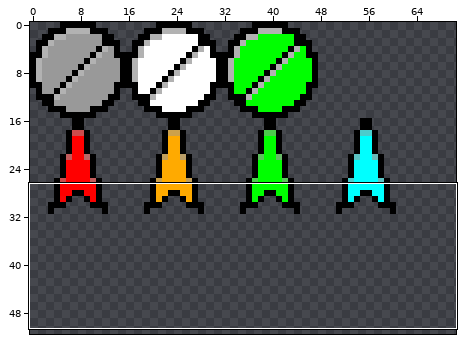
File history of a sprite sheet, src/data/astrobizworldicons.png. The picture above shows the old version from afar; the outline marks the close-up.
Close-up. Old version:
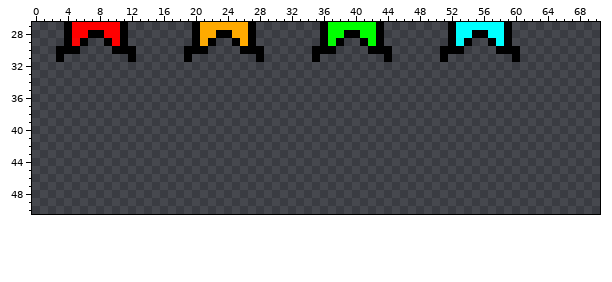
The file is 128x128 pixels. Colours within 5 levels of each other are drawn and written as one. Shown: x 0..70, y 27..50. The wide view leaves out empty margins.
Once edited:
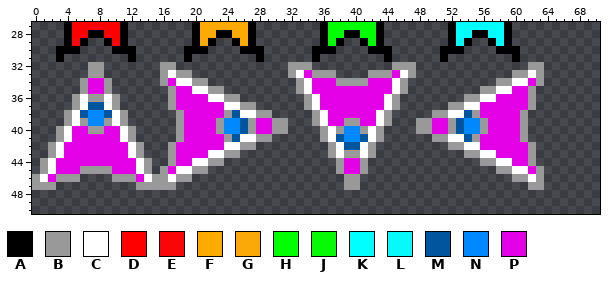
Palette (. is transparent): A #000000  B #999999  C #ffffff  D #ff0000  E #fa0606  F #ffaa00  G #faa906  H #00ff00  J #06fa06  K #00ffff  L #06fafa  M #00559f  N #0088ff  P #e400e7
The edit:
The author put colour B in row 32 at x 7 to 8, 16 to 17, 32 to 34, 45 to 47 and 62 to 63; in row 33 at x 7 to 8, 16, 18 to 19, 32, 35 to 37, 42 to 44, 47, 60 to 61 and 63; in row 34 at x 6, 9, 16, 20 to 21, 33, 38 to 41, 46, 58 to 59 and 63; in row 35 at x 6, 9, 17, 22 to 23, 33, 46, 56 to 57 and 62; in row 36 at x 5, 7 to 8, 10, 17, 24 to 25, 34, 45, 54 to 55 and 62; in row 37 at x 5, 10, 17, 26 to 27, 34, 45, 52 to 53 and 62.
The author put colour B in row 38 at x 4, 11, 18, 24, 28 to 29, 35, 44, 50 to 51, 55 and 61; in row 39 at x 4, 6, 9, 11, 18, 23, 27, 30 to 31, 35, 39 to 40, 44, 48 to 49, 52, 56 and 61; in row 40 at x 3, 7 to 8, 12, 18, 23, 27, 30 to 31, 36, 38, 41, 43, 48 to 49, 52, 56 and 61; in row 41 at x 3, 12, 18, 24, 28 to 29, 36, 43, 50 to 51, 55 and 61; in row 42 at x 2, 13, 17, 26 to 27, 37, 42, 52 to 53 and 62; in row 43 at x 2, 13, 17, 24 to 25, 37, 39 to 40, 42, 54 to 55 and 62.
The author put colour B in row 44 at x 1, 14, 17, 22 to 23, 38, 41, 56 to 57 and 62; in row 45 at x 1, 6 to 9, 14, 16, 20 to 21, 38, 41, 58 to 59 and 63; in row 46 at x 0, 3 to 5, 10 to 12, 15 to 16, 18 to 19, 39 to 40, 60 to 61 and 63; in row 47 at x 0 to 2, 13 to 17, 39 to 40 and 62 to 63.
The author put colour C in row 33 at x 17, 33, 46 and 62; in row 34 at x 18 to 19, 34, 45 and 60 to 61; in row 35 at x 20 to 21, 34, 45 and 58 to 59; in row 36 at x 6, 9, 22 to 23, 35, 44 and 56 to 57; in row 37 at x 6, 9, 24 to 25, 35, 44 and 54 to 55; in row 38 at x 5, 10, 26 to 27, 36, 43 and 52 to 53.
The author put colour C in row 39 at x 5, 10, 36 and 43; in row 40 at x 4, 11, 37 and 42; in row 41 at x 4, 11, 26 to 27, 37, 42 and 52 to 53; in row 42 at x 3, 12, 24 to 25, 38, 41 and 54 to 55; in row 43 at x 3, 12, 22 to 23, 38, 41 and 56 to 57; in row 44 at x 2, 13, 20 to 21 and 58 to 59.
The author put colour C in row 45 at x 2, 13, 18 to 19 and 60 to 61; in row 46 at x 1, 14, 17 and 62.
The author put colour M in row 37 at x 7 to 8; in row 38 at x 6, 9, 25 and 54; in rows 39 to 40 at x 26 and 53; in row 41 at x 25, 38, 41 and 54; in row 42 at x 39 to 40.
The author put colour N in row 38 at x 7 to 8; in row 39 at x 7 to 8, 24 to 25 and 54 to 55; in row 40 at x 24 to 25, 39 to 40 and 54 to 55; in row 41 at x 39 to 40.
The author put colour P in row 33 at x 34 and 45; in row 34 at x 7 to 8, 17, 35 to 37, 42 to 44 and 62; in row 35 at x 7 to 8, 18 to 19, 35 to 44 and 60 to 61; in row 36 at x 18 to 21, 36 to 43 and 58 to 61; in row 37 at x 18 to 23, 36 to 43 and 56 to 61; in row 38 at x 19 to 23, 37 to 42 and 56 to 60.
The author put colour P in row 39 at x 19 to 22, 28 to 29, 37 to 38, 41 to 42, 50 to 51 and 57 to 60; in row 40 at x 5 to 6, 9 to 10, 19 to 22, 28 to 29, 50 to 51 and 57 to 60; in row 41 at x 5 to 10, 19 to 23 and 56 to 60; in row 42 at x 4 to 11, 18 to 23 and 56 to 61; in row 43 at x 4 to 11, 18 to 21 and 58 to 61; in row 44 at x 3 to 12, 18 to 19, 39 to 40 and 60 to 61.
The author put colour P in row 45 at x 3 to 5, 10 to 12, 17, 39 to 40 and 62; in row 46 at x 2 and 13.
